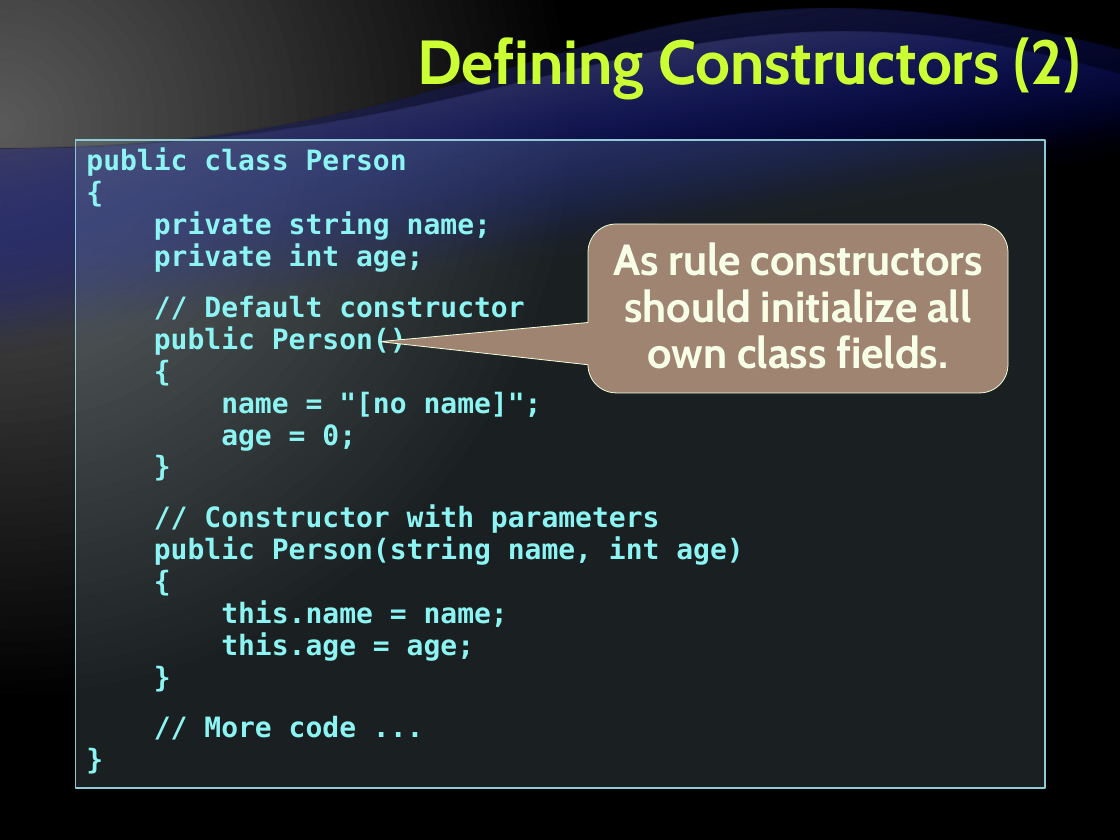
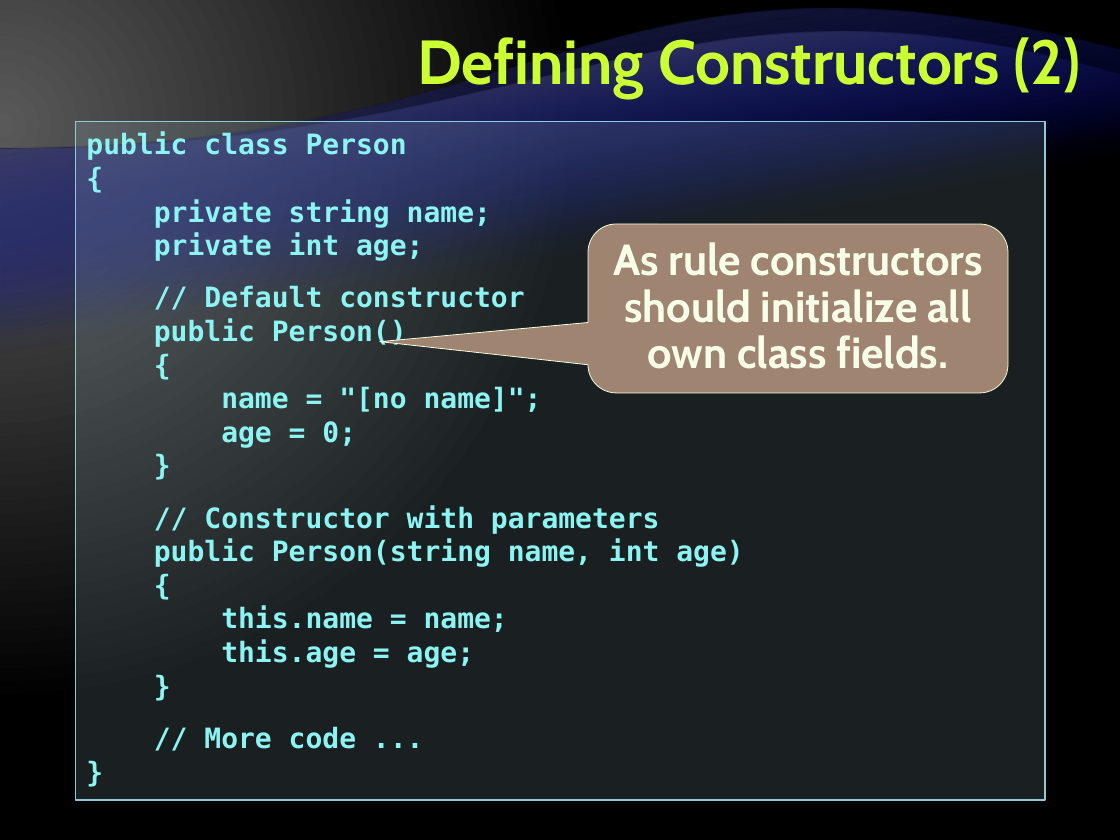
Before and after one commit to Graveheart/aspnetcourse, a slide deck: slide 25 of 2010/lectures/4. Object-Oriented Programming with CSharp.pptx. Drawn at 1120x840 pixels with LibreOffice and Linux fonts; fonts in the diff are those of the drawing; background and template pictures are left out. Boxes give left, top, right and bottom in pixels: in the first picture for what was removed or moved away, otherwise in the second. Text is boxed around its words. In the diff, an @@ line names an element or a change of style, - is before the commit and + after.

```diff
--- a/2010/lectures/4. Object-Oriented Programming with CSharp.pptx
+++ b/2010/lectures/4. Object-Oriented Programming with CSharp.pptx
@@ rectangle "public class Person" resized from (x1=75, y1=140, x2=1045, y2=788) to (x1=75, y1=121, x2=1045, y2=800) @@
@@ rectangle "public class Person" at (x1=75, y1=121, x2=1045, y2=800): line spacing 0.95 to 1 @@
```
Also in this commit, not shown: 14 other slides changed.
